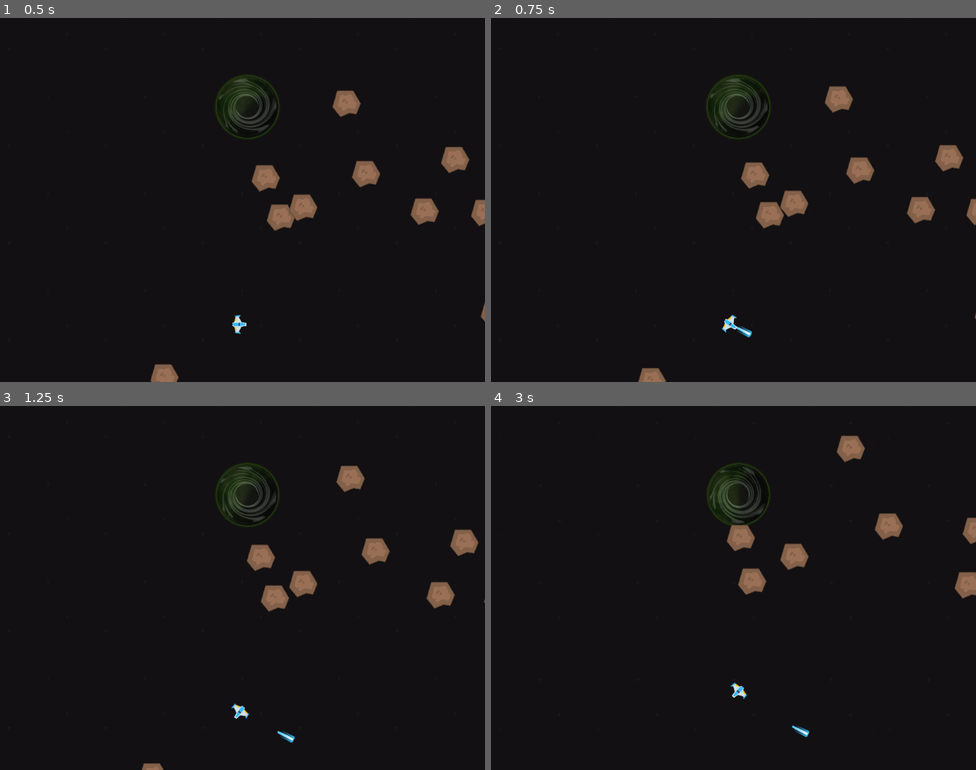
Above: before the commit, frames 1-4 (two rows, left to right).
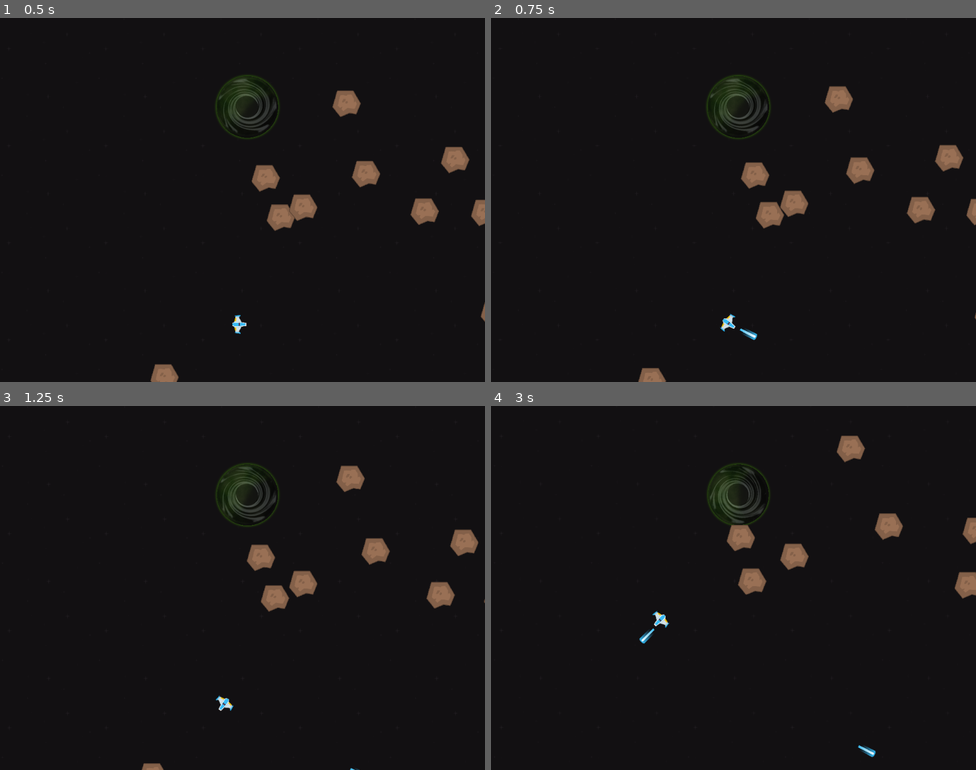
Above: after the commit, the same moments.

Repository: Francisco-Tovar/NewtonRoids
Game: Godot game, scene res://scenes/game.tscn
Same seed, same stepped clock (60 frames per second), same inputs: the game is played once before the commit and once after it.
Inputs:
- Up to frame 1 (0.5 s): no input
- Up to frame 2 (0.75 s): hold Right (right) from 0.53 s (still down); tap Space (shoot) at 0.6 s
- Up to frame 3 (1.25 s): keep holding Right (right)
- Up to frame 4 (3 s): release Right (right) at 1.28 s; hold Left (left) 1.28-2.03 s; tap Down (decelerate) at 1.35 s; tap Space (shoot) at 1.55, 2.1, 2.85 s; hold Right (right) 2.03-2.78 s; hold Up (accelerate) from 2.78 s (still down)

Frame 1 is identical in both runs. In frame 2, 0.2% of the frame differs, in the area x 47-55%, y 81-89%; in frame 3, 0.2%; in frame 4, 0.4%, in the area x 30-80%, y 56-97%.

Commit message:
Disparo y retroceso

Diff:
--- a/scenes/nave.tscn
+++ b/scenes/nave.tscn
@@ -6,7 +6,6 @@
 
 [node name="nave" type="CharacterBody2D"]
 z_index = 5
-scale = Vector2(0.3, 0.3)
 motion_mode = 1
 script = ExtResource("1_75513")
 
@@ -24,7 +23,6 @@
 position = Vector2(43.3333, 0)
 
 [node name="CollisionPolygon2D" type="CollisionPolygon2D" parent="."]
-visible = false
 rotation = -3.14159
 polygon = PackedVector2Array(-6.66667, 33.3333, -13.3333, 26.6667, -43.3333, 20, -46.6667, -3.33333, -33.3333, 3.33333, -10, -13.3333, -6.66667, -36.6667, 6.66667, -36.6667, 10, -13.3333, 36.6667, 3.33333, 46.6667, -3.33333, 43.3333, 23.3333, 13.3333, 26.6667, 6.66667, 36.6667, -6.66667, 36.6667)
 
@@ -33,4 +31,10 @@
 pitch_scale = 0.78
 bus = &"SFX"
 
+[node name="BarraPotencia" type="TextureProgressBar" parent="."]
+offset_left = 318.0
+offset_top = -132.0
+offset_right = 428.0
+offset_bottom = -92.0
+
 [connection signal="area_entered" from="Area2D" to="." method="_on_area_2d_area_entered"]
--- a/scripts/nave.gd
+++ b/scripts/nave.gd
@@ -2,14 +2,16 @@
 
 @onready var Vbackground: TextureRect = $"../background"
 @onready var sfx_shot: AudioStreamPlayer2D = $sfx_shot
+@onready var barra_potencia: TextureProgressBar = $BarraPotencia
 
 const TURN_SPEED = 180
-const  MOVE_SPEED = 150
+const MOVE_SPEED = 150
 const ACC = 0.05
 const DEC = 0.002
+const MAX_POTENCIA = 5.0 # máximo de potencia
 
 var proyectil = preload("res://scenes/proyectil.tscn")
-@export var fire_rate = 1
+@export var fire_rate = 0.2
 var can_fire = true
 
 @export var escudo = 3
@@ -18,20 +20,47 @@
 var screen_size
 var screen_buffer = 8
 
+# NUEVO: variables para potencia cargada
+var cargando_disparo := false
+var tiempo_carga := 0.0
+
 func _ready() -> void:
 	screen_size = get_viewport_rect().size
+	barra_potencia.max_value = MAX_POTENCIA
+	barra_potencia.value = 0
+	barra_potencia.visible = false
 
 func _process(delta: float) -> void:
-	if Input.is_action_just_released("shoot") and can_fire:
-		fire(1)
+	# Comenzar a cargar
+	if Input.is_action_just_pressed("shoot") and can_fire:
+		cargando_disparo = true
+		tiempo_carga = 0.0
+		barra_potencia.visible = true
+
+	# Soltar y disparar
+	if Input.is_action_just_released("shoot") and cargando_disparo:
+		cargando_disparo = false
+		barra_potencia.visible = false
+		var potencia_disparo = clamp(tiempo_carga, 1.0, MAX_POTENCIA)
+		fire(potencia_disparo)
+
+	# Mientras se mantiene apretado, carga
+	if cargando_disparo:
+		tiempo_carga += delta
+		barra_potencia.value = clamp(tiempo_carga, 0, MAX_POTENCIA)
 
 func fire(potencia: float):
 	var _disparo = proyectil.instantiate()
 	_disparo.potencia = potencia
 	_disparo.dir = rotation
-	_disparo.pos = $gun.global_position
+	_disparo.global_position = $gun.global_position
 	_disparo.rota = global_rotation
 	get_parent().add_child(_disparo)
+
+	# Retroceso proporcional a la potencia
+	var recoil_force = -Vector2(1, 0).rotated(rotation) * (0.3 * potencia)
+	motion += recoil_force
+
 	can_fire = false
 	sfx_shot.play()
 	await get_tree().create_timer(fire_rate).timeout
@@ -55,17 +84,13 @@
 	else:
 		motion = motion.lerp(Vector2(0,0), DEC)
 
-	#actual moving
 	position += motion * MOVE_SPEED * delta
 
-	#background paralaxing
 	Vbackground.material.set_shader_parameter("xSpeed", motion.x * 0.015)
 	Vbackground.material.set_shader_parameter("ySpeed", motion.y * 0.015)
 
-	#screen wrap
 	position.x = wrapf(position.x, -screen_buffer, screen_size.x + screen_buffer)
 	position.y = wrapf(position.y, -screen_buffer, screen_size.y + screen_buffer)
-
 
 func _on_area_2d_area_entered(other: Area2D) -> void:
 	if other.is_in_group("hoyonegro"):
--- a/scripts/proyectil.gd
+++ b/scripts/proyectil.gd
@@ -1,21 +1,17 @@
-extends CharacterBody2D
+extends CharacterBody2D  # Cambiado de Area2D a CharacterBody2D
 
-var pos : Vector2
-var rota : float
-var dir : float
-@export var speed = 100
-@export var potencia = 1
+var dir := 0.0
+var potencia := 1.0
+var rota := 0.0
+var velocidad_base := 300.0
 
-func _ready() -> void:
-	global_position=pos
-	global_rotation=rota
+func _ready():
+	rotation = rota
+	scale = Vector2.ONE * clamp(potencia, 1.0, 3.0)
 
-func _physics_process(delta: float) -> void:
-	velocity = Vector2(speed * potencia,0).rotated(dir)
-	move_and_slide()
-
-func _on_visible_on_screen_notifier_2d_screen_exited() -> void:
-	queue_free()
-
-func _on_area_entered(other: Area2D) -> void:
-	queue_free()
+func _physics_process(delta):
+	var move_vec = Vector2.RIGHT.rotated(dir) * velocidad_base * potencia * delta
+	position += move_vec
+	# Para CharacterBody2D, deberías usar:
+	# velocity = move_vec / delta  # Convertir a velocidad por segundo
+	# move_and_slide()
